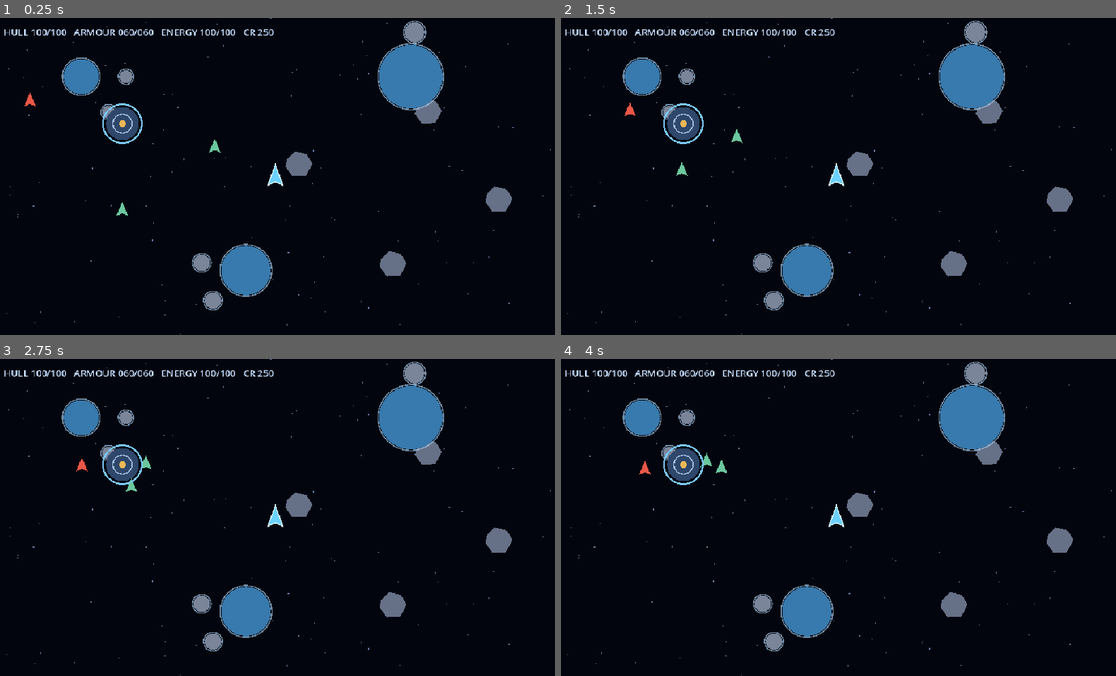
Above: before the commit, frames 1-4 (two rows, left to right).
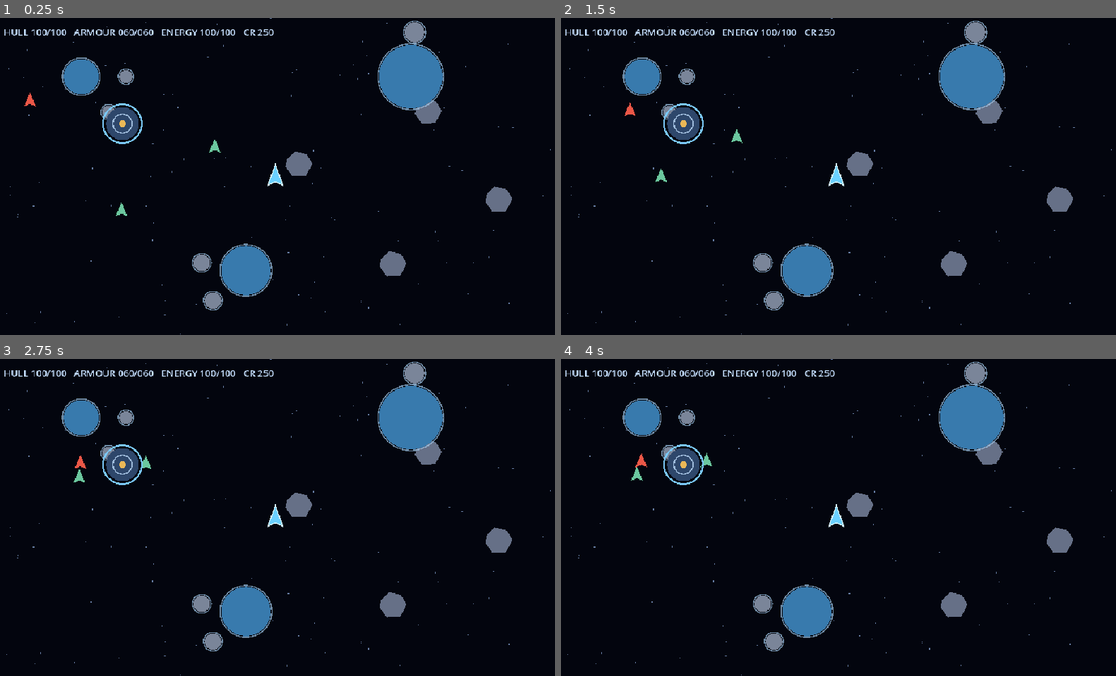
Above: after the commit, the same moments.

Repository: DARTVADER1-DROID/Star-Forge
Game: Godot game, scene res://scenes/main.tscn
Two runs of this game, one before a commit and one after it. Both use one fixed random seed, a clock stepped at 60 frames per second and the inputs below.
Inputs (mouse positions are in pixels of both pictures, inside the frame that each line leads up to):
- Up to frame 1 (0.25 s): no input
- Up to frame 2 (1.5 s): move the mouse to (960, 160) at 0.52 s; click (960, 160) at 0.67 s; drag from (721, 192) to (627, 109) at 1.27 s
- Up to frame 3 (2.75 s): move the mouse to (333, 447) at 2.02 s; click (333, 447) at 2.17 s
- Up to frame 4 (4 s): drag from (810, 580) to (666, 469) at 2.77 s; move the mouse to (1005, 565) at 3.52 s; click (1005, 565) at 3.67 s

The runs differ from the first frame. In frame 1, less than 0.1% of the frame differs, in the area x 20-24%, y 58-63%; in frame 2, less than 0.1%; in frame 3, 0.1%; in frame 4, 0.1%, in the area x 12-30%, y 29-39%.

Commit message:
Register Godot asset library

Diff:
--- a/project.godot
+++ b/project.godot
@@ -12,6 +12,7 @@
 [autoload]
 GameState="*res://scripts/autoload/game_state.gd"
 ContentDatabase="*res://scripts/autoload/content_database.gd"
+AssetLibrary="*res://scripts/autoload/asset_library.gd"
 
 [display]
 window/size/viewport_width=960
